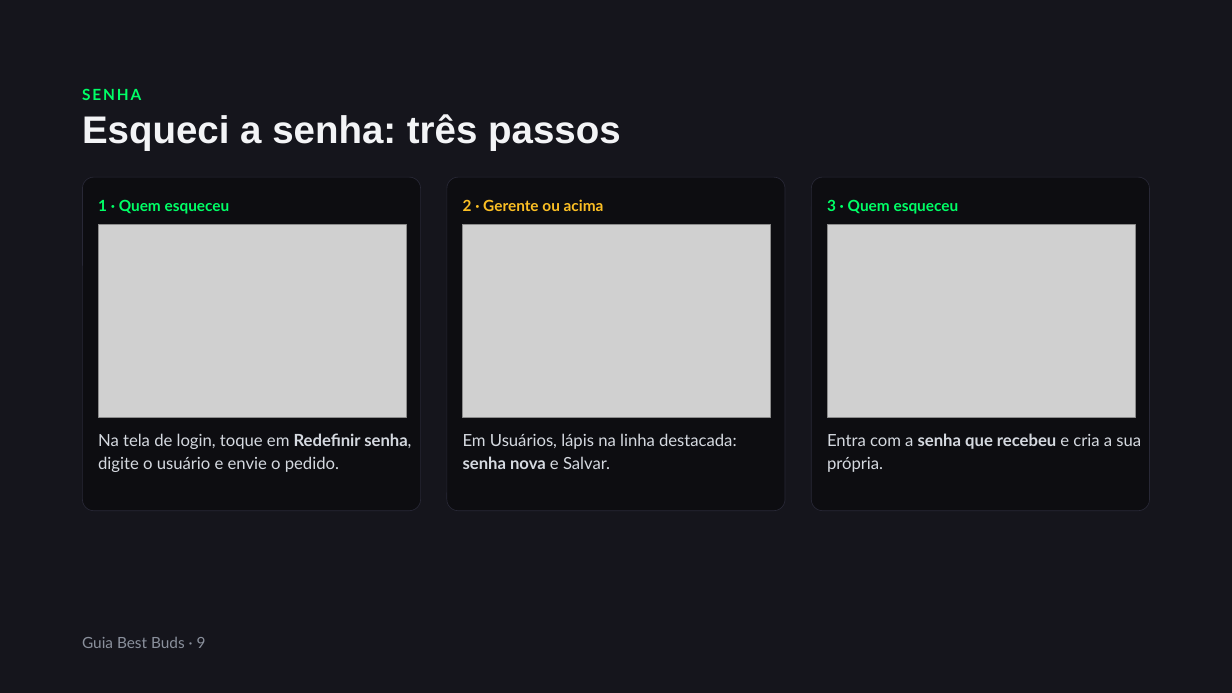
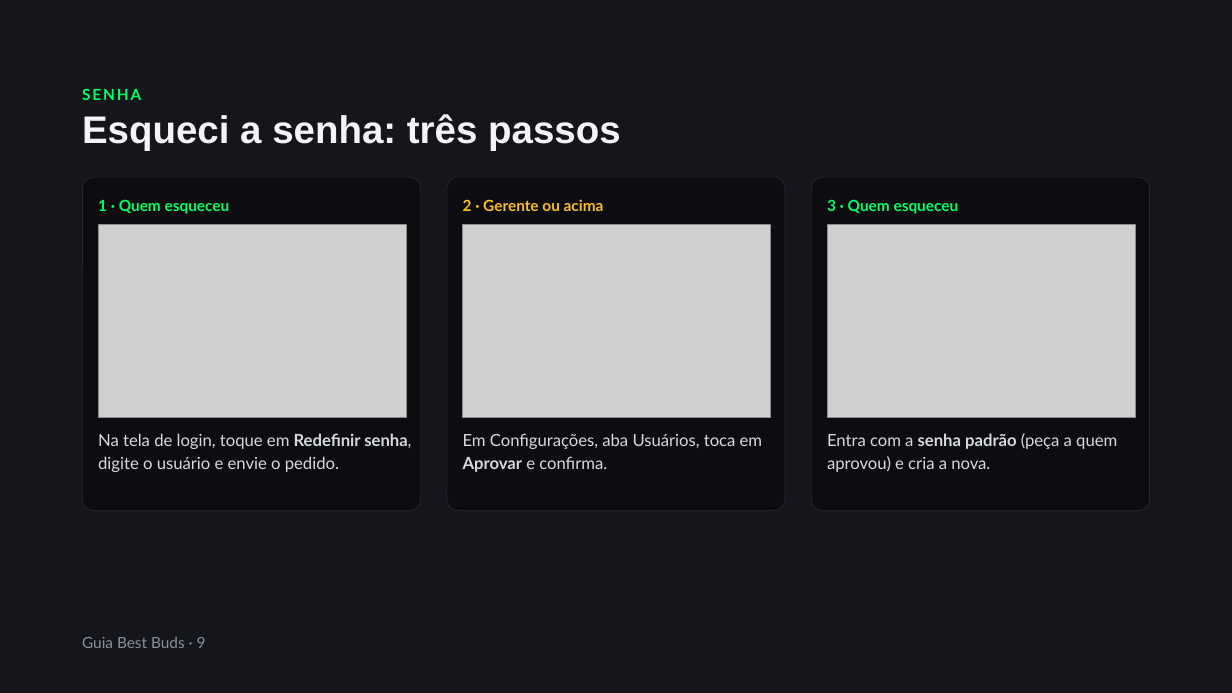
Before and after one commit to BESTBUDSOFC/BESTBUDS, a slide deck: slide 9 of docs/Guia_do_Sistema_Best_Buds.pptx. Drawn at 1232x693 pixels with LibreOffice and Linux fonts; fonts in the diff are those of the drawing; grey boxes stand for pictures. Boxes give left, top, right and bottom in pixels: in the first picture for what was removed or moved away, otherwise in the second. Text is boxed around its words. In the diff, an @@ line names an element or a change of style, - is before the commit and + after.

```diff
--- a/docs/Guia_do_Sistema_Best_Buds.pptx
+++ b/docs/Guia_do_Sistema_Best_Buds.pptx
@@ text at bbox=[463, 433, 762, 472]: text changed @@
-Em Usuários, lápis na linha destacada: senha nova e Salvar.
+Em Configurações, aba Usuários, toca em Aprovar e confirma.
@@ text at bbox=[827, 433, 1117, 472]: text changed @@
-Entra com a senha que recebeu e cria a sua própria.
+Entra com a senha padrão (peça a quem aprovou) e cria a nova.
```
Also in this commit, not shown: 6 other slides changed, 3 other files.
